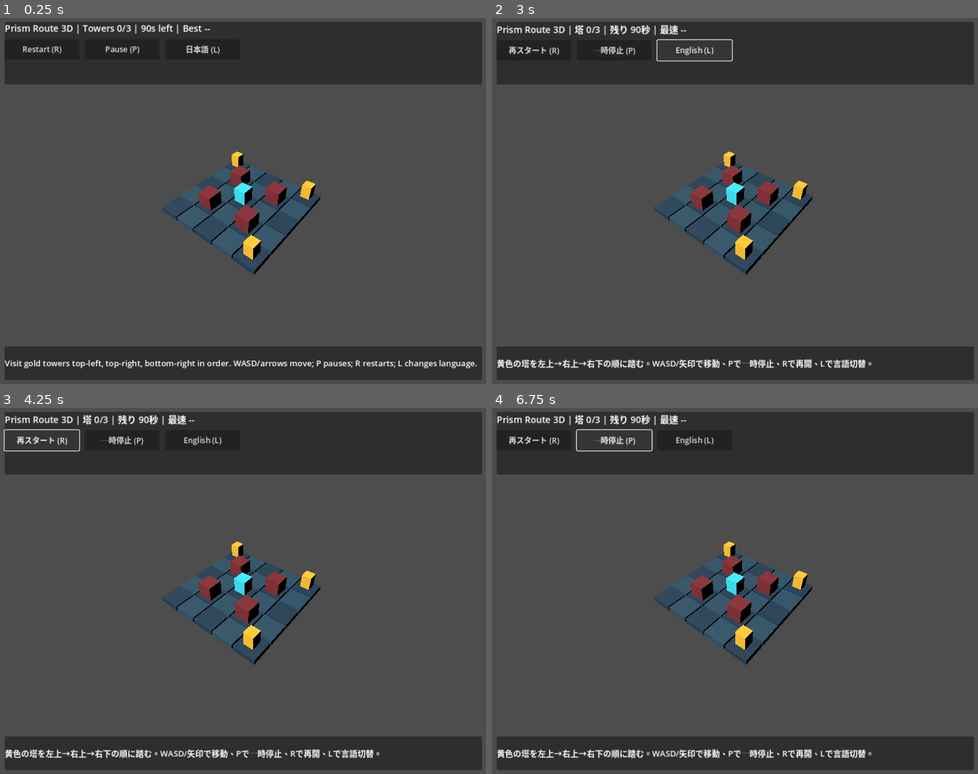
Above: before the commit, frames 1-4 (two rows, left to right).
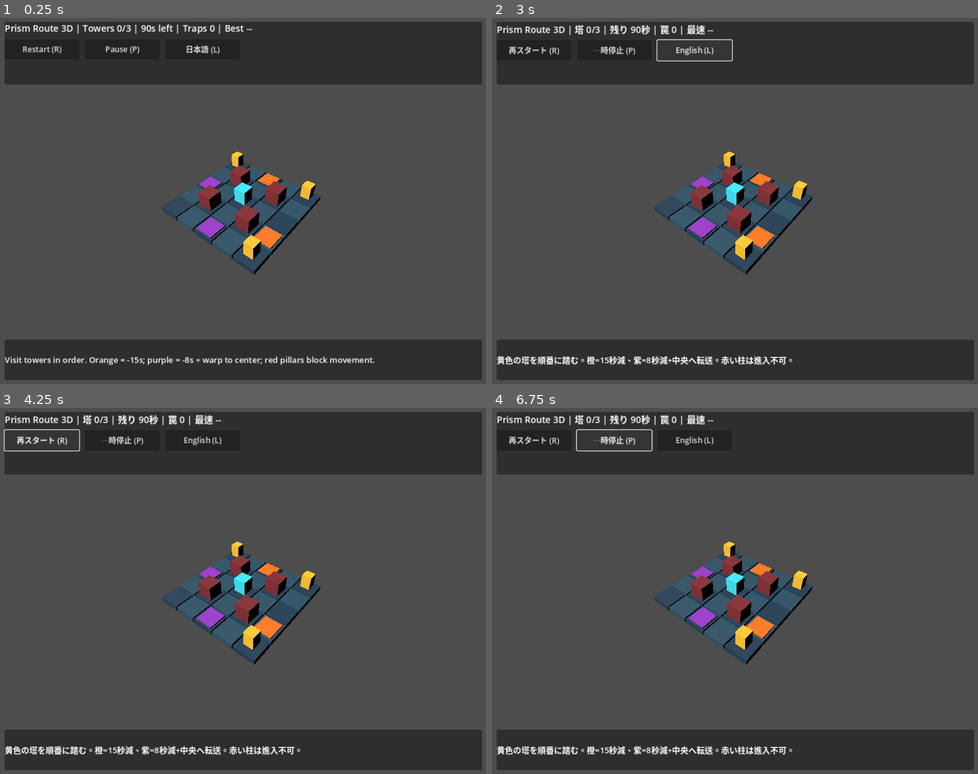
Above: after the commit, the same moments.

Repository: shihuiarenjinba-png/3d-game-factory
Game: Godot game, scene res://scenes/main.tscn
The game is run twice, just before and just after one commit, with the same random seed, the same clock (stepped at 60 frames per second) and the same inputs.
Inputs:
- Up to frame 1 (0.25 s): no input
- Up to frame 2 (3 s): click "Restart (R)" at 0.5 s; click "Restart (R)" at 1.25 s; click "Restart (R)" at 2 s; click "日本語 (L)" at 2.75 s
- Up to frame 3 (4.25 s): click "再スタート (R)" at 3.5 s
- Up to frame 4 (6.75 s): click "再スタート (R)" at 4.25 s; click "再スタート (R)" at 5 s; click "一時停止 (P)" at 5.75 s; click "再開 (P)" at 6.5 s

The runs differ from the first frame. In frame 1, 3.9% of the frame differs, in the area x 0-100%, y 1-96%; in frame 2, 4.0%, in the area x 1-100%, y 1-96%; in frame 3, 4.0%; in frame 4, 4.0%.

Commit message:
game: visualize traps and hazard feedback

Diff:
--- a/products/prism-route-3d/scripts/main.gd
+++ b/products/prism-route-3d/scripts/main.gd
@@ -1,5 +1,5 @@
 extends Node3D
-## Playable 3D board: ordered towers, obstacles, 120s clock, pause, restart, EN/JA, best score.
+## Playable 3D board: ordered towers, visible traps, 90s clock, pause, restart, EN/JA, best score.
 const LOGIC = preload("res://scripts/game_logic.gd")
 const SAVE = preload("res://scripts/save_store.gd")
 const SAVE_PATH = "user://prism_route_progress.cfg"
@@ -89,6 +89,10 @@
             var cell := Vector2i(x, z)
             var pos := Vector3(float(x - 2) * 1.3, -0.18, float(z - 2) * 1.3)
             _box(pos, Vector3(1.23, 0.3, 1.23), Color(0.12, 0.22, 0.30) if (x + z) % 2 == 0 else Color(0.16, 0.29, 0.36))
+            if cell in LOGIC.TIME_TRAPS:
+                _box(pos + Vector3(0, 0.18, 0), Vector3(1.0, 0.08, 1.0), Color(0.96, 0.43, 0.10))
+            elif cell in LOGIC.WARP_TRAPS:
+                _box(pos + Vector3(0, 0.18, 0), Vector3(1.0, 0.08, 1.0), Color(0.55, 0.20, 0.72))
             if cell in LOGIC.BLOCKED:
                 _box(pos + Vector3(0, 0.55, 0), Vector3(0.85, 0.9, 0.85), Color(0.48, 0.16, 0.18))
     for target in LOGIC.TARGETS:
@@ -138,7 +142,7 @@
     bottom.anchor_bottom = 1.0
     bottom.offset_left = 16
     bottom.offset_right = -16
-    bottom.offset_top = -82
+    bottom.offset_top = -96
     bottom.offset_bottom = -12
     layer.add_child(bottom)
     hint_label = Label.new()
@@ -153,24 +157,32 @@
     var best: String = "--" if best_seconds < 0.0 else "%.1fs" % best_seconds
     var remaining: int = int(ceil(game.remaining))
     if language == "ja":
-        status_label.text = "Prism Route 3D | 塔 %s | 残り %d秒 | 最速 %s" % [progress, remaining, best]
-        hint_label.text = "黄色の塔を左上→右上→右下の順に踏む。WASD/矢印で移動、Pで一時停止、Rで再開、Lで言語切替。"
-        if game.status == "won":
+        status_label.text = "Prism Route 3D | 塔 %s | 残り %d秒 | 罠 %d | 最速 %s" % [progress, remaining, game.trap_hits, best]
+        hint_label.text = "黄色の塔を順番に踏む。橙=15秒減、紫=8秒減+中央へ転送。赤い柱は進入不可。"
+        if game.last_event == "time_trap":
+            hint_label.text = "時間罠！ 15秒失いました。短い道ほど安全とは限りません。"
+        elif game.last_event == "warp_trap":
+            hint_label.text = "ワープ罠！ 8秒失い、中央へ戻されました。"
+        elif game.status == "won":
             hint_label.text = "クリア！ R または再スタートで再挑戦できます。"
         elif game.status == "failed":
-            hint_label.text = "時間切れ。R または再スタートで再挑戦できます。"
+            hint_label.text = "時間切れ。罠を避けるルートを考えて再挑戦。"
         elif game.paused:
             hint_label.text = "一時停止中。P または再開ボタンで続行。"
         pause_button.text = "再開 (P)" if game.paused else "一時停止 (P)"
         restart_button.text = "再スタート (R)"
         language_button.text = "English (L)"
     else:
-        status_label.text = "Prism Route 3D | Towers %s | %ds left | Best %s" % [progress, remaining, best]
-        hint_label.text = "Visit gold towers top-left, top-right, bottom-right in order. WASD/arrows move; P pauses; R restarts; L changes language."
-        if game.status == "won":
+        status_label.text = "Prism Route 3D | Towers %s | %ds left | Traps %d | Best %s" % [progress, remaining, game.trap_hits, best]
+        hint_label.text = "Visit towers in order. Orange = -15s; purple = -8s + warp to center; red pillars block movement."
+        if game.last_event == "time_trap":
+            hint_label.text = "Time trap! Lost 15 seconds. The shortest route is not always the safest."
+        elif game.last_event == "warp_trap":
+            hint_label.text = "Warp trap! Lost 8 seconds and returned to the center."
+        elif game.status == "won":
             hint_label.text = "Route complete! Press R or Restart to play again."
         elif game.status == "failed":
-            hint_label.text = "Time up. Press R or Restart to try again."
+            hint_label.text = "Time up. Plan a safer route and try again."
         elif game.paused:
             hint_label.text = "Paused. Press P or Resume to continue."
         pause_button.text = "Resume (P)" if game.paused else "Pause (P)"
